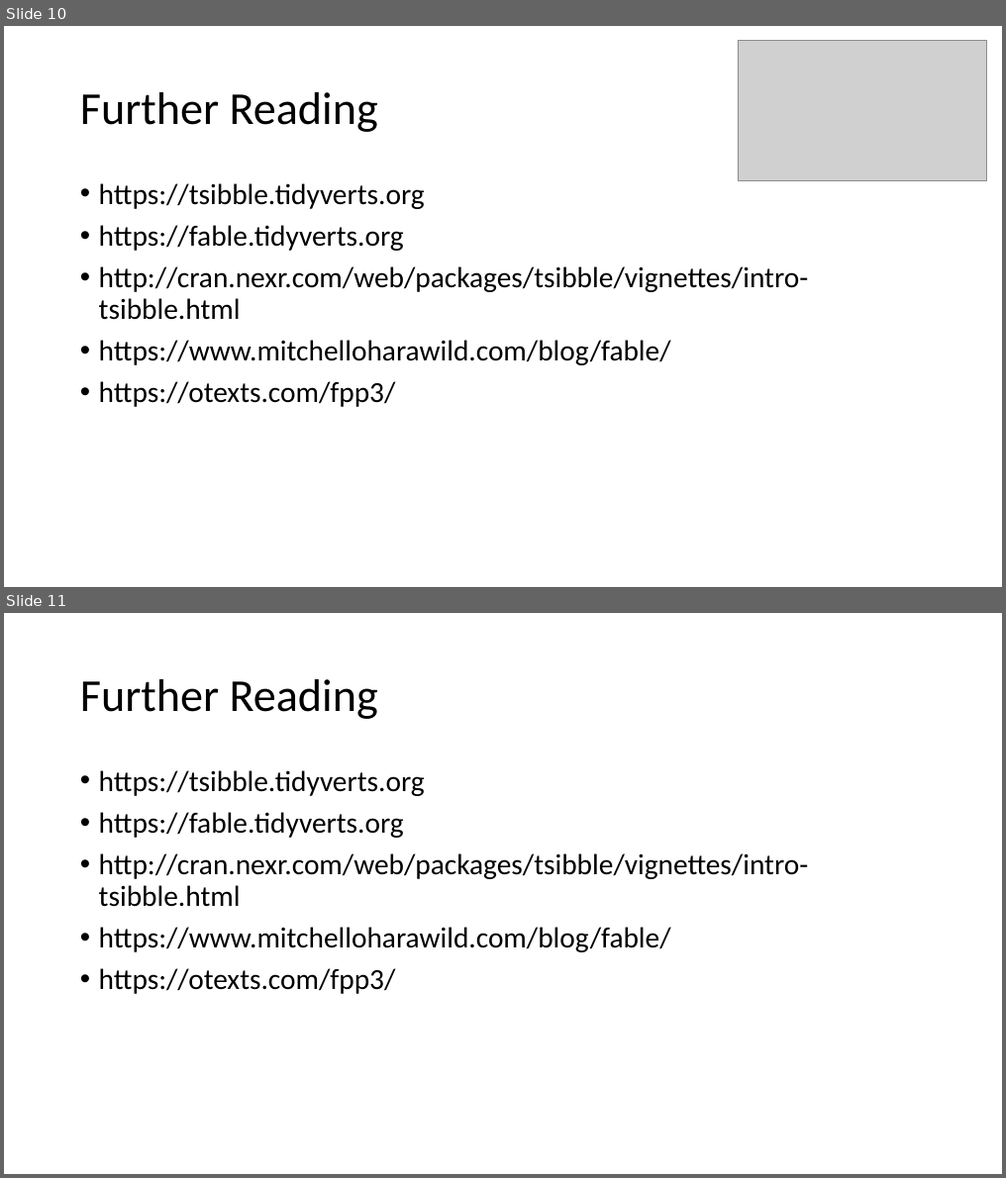
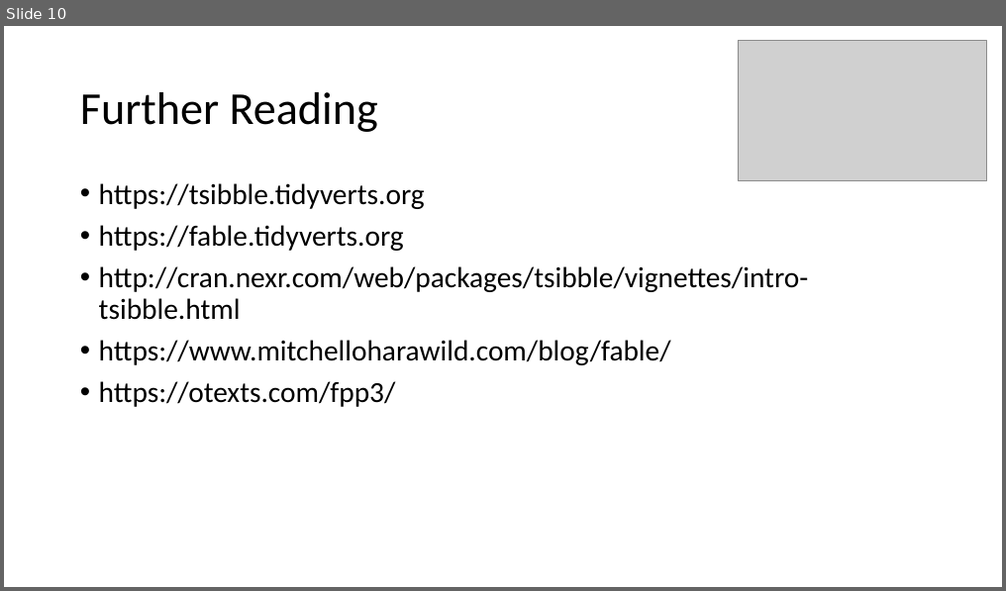
Before and after one commit to intro-to-data-science-22-workshop/-14-temporal-data-with-tsibble-and-fable-Samson-Krafft, a slide deck: tsibble and fable.pptx. Shown one above the other, each under a label of ours: slides 10 and 11 before the commit, slide 10 after it. The pictures are 1006x1178 and 1006x591 pixels, drawn with LibreOffice and Linux fonts; fonts in the diff are those of the drawing; grey boxes stand for pictures; background and template pictures are left out. Boxes give left, top, right and bottom in pixels: in the first picture for what was removed or moved away, otherwise in the second. Text is boxed around its words. In the diff, an @@ line names an element or a change of style, - is before the commit and + after.

```diff
--- a/tsibble and fable.pptx
+++ b/tsibble and fable.pptx
@@ slide 11 removed at (x1=4, y1=613, x2=1002, y2=1174), background #FFFFFF @@
@@ title removed at (x1=80, y1=679, x2=378, y2=719) @@
-Further Reading
@@ text removed at (x1=99, y1=770, x2=809, y2=994) @@
-• https://tsibble.tidyverts.org
-• https://fable.tidyverts.org
-• http://cran.nexr.com/web/packages/tsibble/vignettes/intro-tsibble.html
-• https://www.mitchelloharawild.com/blog/fable/
-• https://otexts.com/fpp3/
```
Also in this commit, not shown: 1 slide added.
